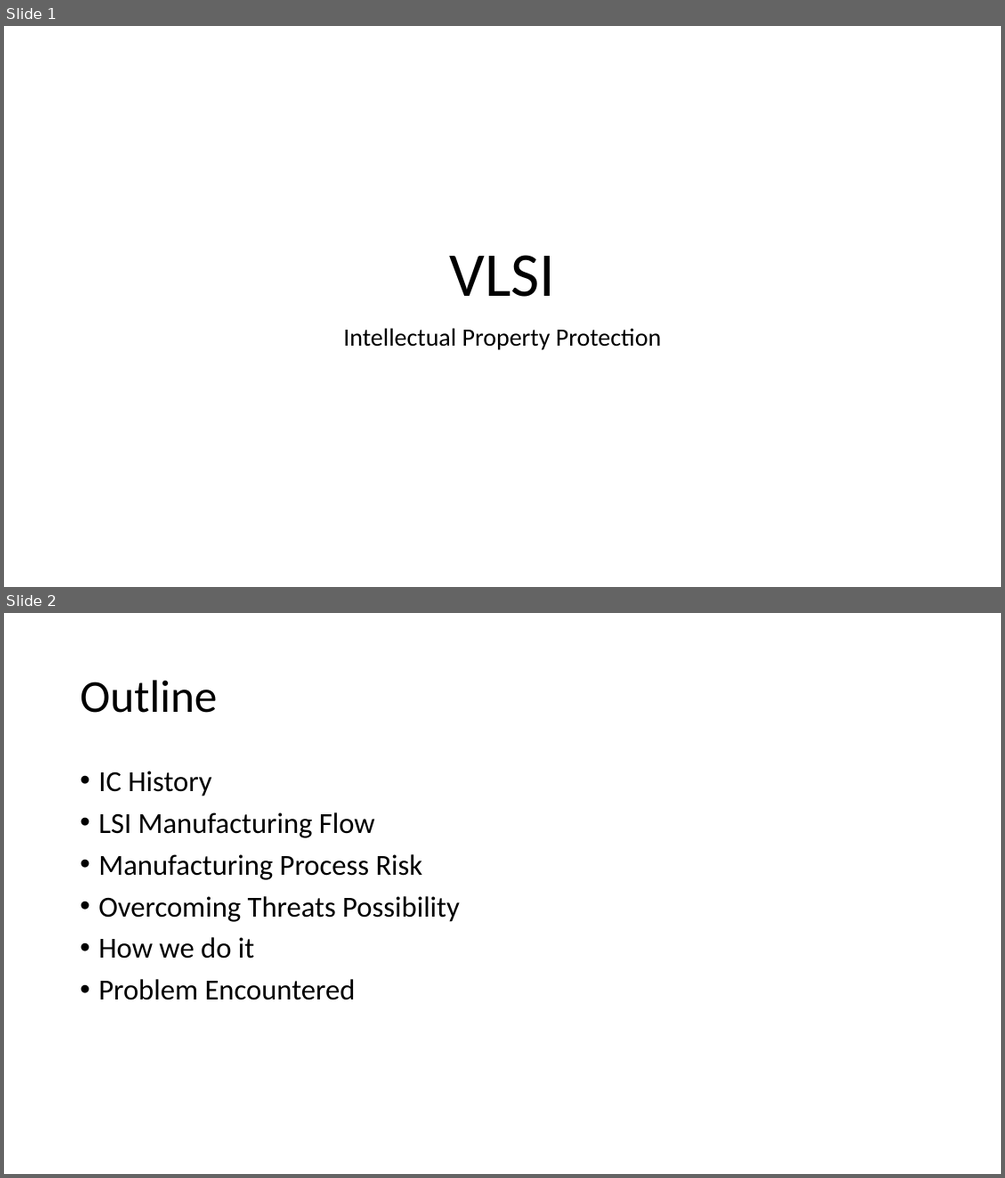
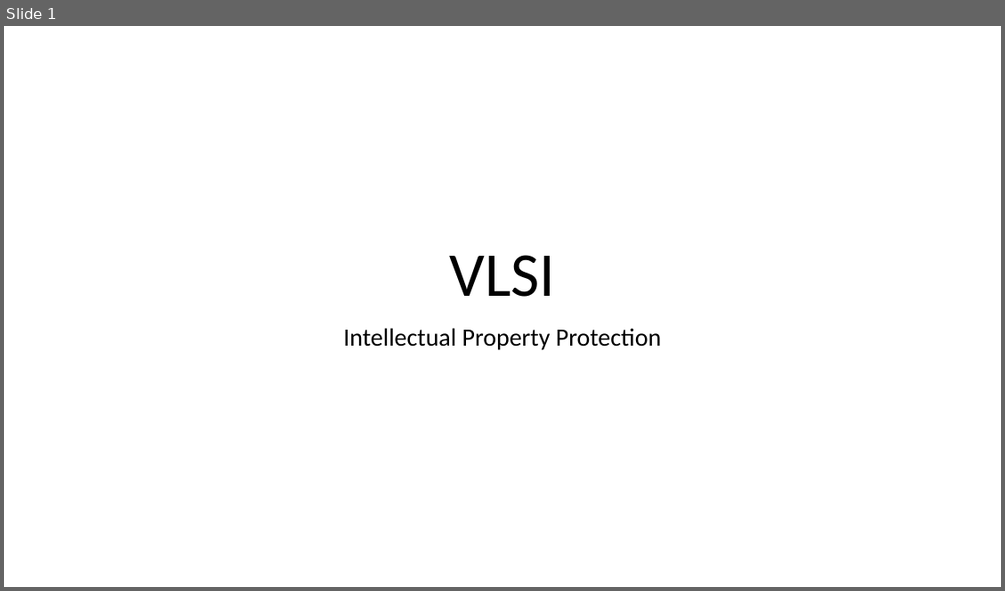
Before and after one commit to mashanz/skripsi_hanjara, a slide deck: ipp.pptx. Shown one above the other, each under a label of ours: slides 1 and 2 before the commit, slide 1 after it. The pictures are 1005x1178 and 1005x591 pixels, drawn with LibreOffice and Linux fonts; fonts in the diff are those of the drawing. Boxes give left, top, right and bottom in pixels: in the first picture for what was removed or moved away, otherwise in the second. Text is boxed around its words. In the diff, an @@ line names an element or a change of style, - is before the commit and + after.

Commit message:
edit sub and title

```diff
--- a/ipp.pptx
+++ b/ipp.pptx
@@ slide 2 removed at box(4, 613, 1001, 1174), background #FFFFFF @@
@@ title removed at box(80, 680, 217, 713) @@
-Outline
@@ text removed at box(98, 771, 460, 1000) @@
-• IC History
-• LSI Manufacturing Flow
-• Manufacturing Process Risk
-• Overcoming Threats Possibility
-• How we do it
-• Problem Encountered
```
Also in this commit, not shown: 4 slides changed, 3 slides added.
